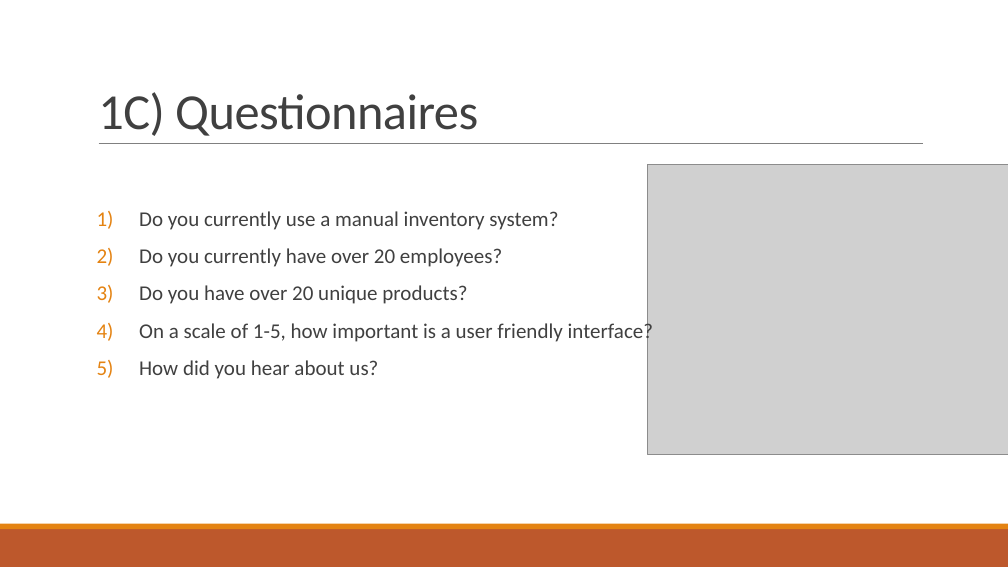
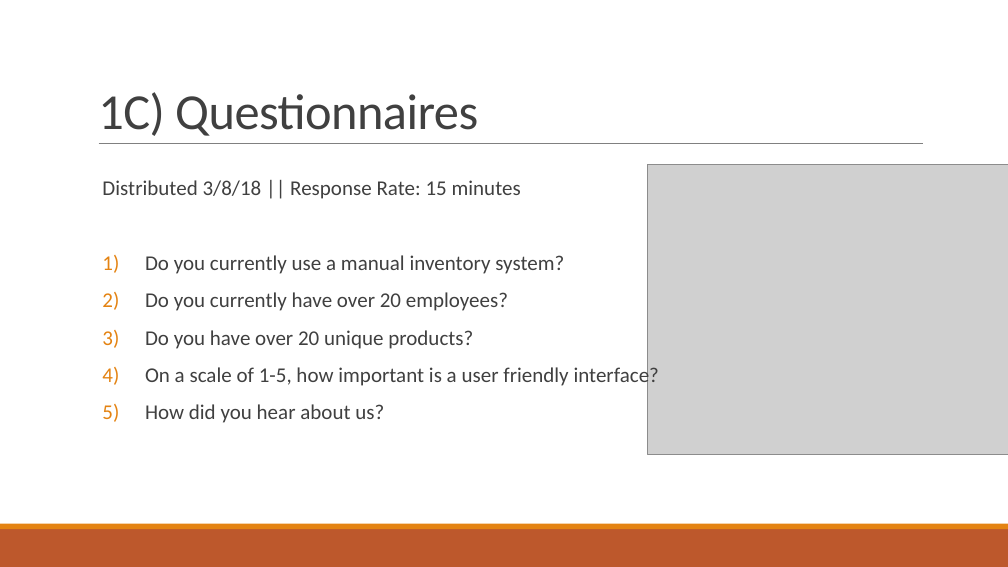
Before and after one commit to JusChan1/IS-436-Retail-Inventory-Group, a slide deck: slide 14 of Deliverable 2.pptx. Drawn at 1008x567 pixels with LibreOffice and Linux fonts; fonts in the diff are those of the drawing; grey boxes stand for pictures. Boxes give left, top, right and bottom in pixels: in the first picture for what was removed or moved away, otherwise in the second. Text is boxed around its words. In the diff, an @@ line names an element or a change of style, - is before the commit and + after.

```diff
--- a/Deliverable 2.pptx
+++ b/Deliverable 2.pptx
@@ text "Distributed 3/8/18 || Response Rate: ...": place and size @@
-text "Distributed 3/8/18 || Response Rate: ..." at [139,211,653,379]
+text "Distributed 3/8/18 || Response Rate: ..." at [102,180,659,423]
@@ text at [102,180,521,199]: paragraph added @@
+Distributed 3/8/18 || Response Rate: 15 minutes
```
